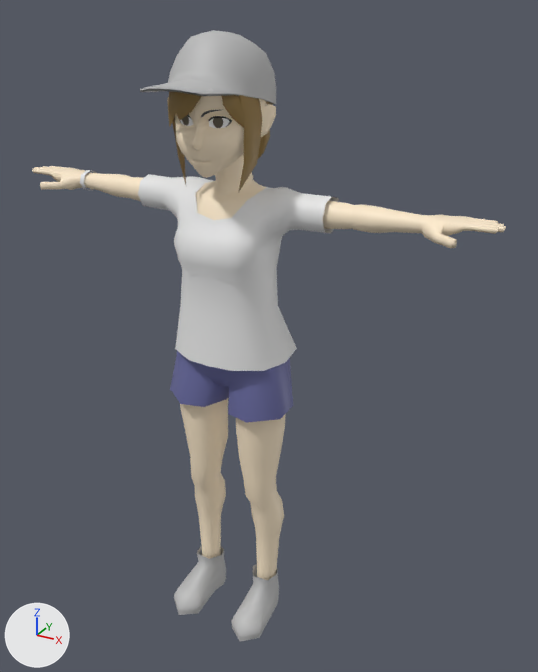
An edit to the FBX model Misoten8/Assets/Models/NPC/NPC_female.fbx, drawn before and after from the same camera.
Camera for both pictures: a 50 mm camera at (0.883, -1.4, 1.536) aimed at (0.081, 0.059, 0.806). The axes (+X, +Y, +Z) are drawn at lower left. The lights are the same throughout. Where no turn or scale is listed for an object, it has been applied to the vertices.
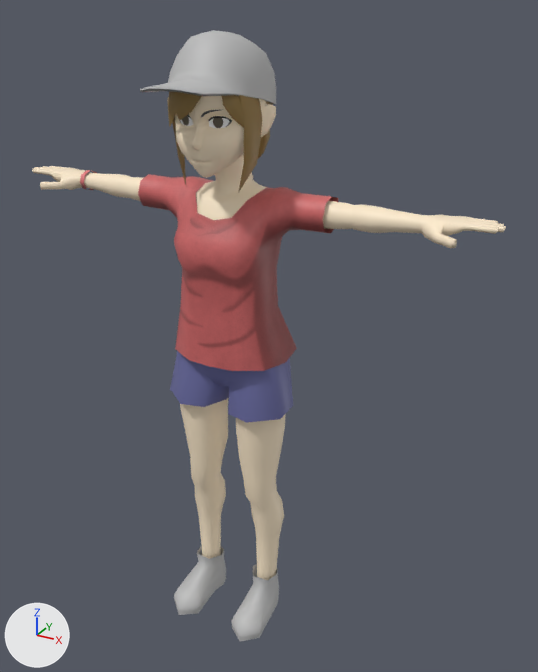
Changed parts and their boxes [x1, y1, x2, y2] in the pictures (538 x 672 px):
'polySurface82', recoloured (grey to brown): [138, 174, 338, 371] in both

Edits to the bpy script that builds the scene:
```text
Add img_npc_female_body_npc_female_body_albedotransparency_png:
    img_npc_female_body_npc_female_body_albedotransparency_png = load_image('NPC_female_body_NPC_female_body_AlbedoTransparency.png', '../../Textures/Models/NPC/NPC_female_body_NPC_female_body_AlbedoTransparency.png', 1024, 1024, 'sRGB')
Add mat_npcfemal_mat_shirt:
    mat_npcfemal_mat_shirt = principled_material('NPCfemal_mat_shirt')
    mat_npcfemal_mat_shirt.texture = img_npc_female_body_npc_female_body_albedotransparency_png
Change me_mesh_011:
    where me_mesh_011.from_pydata(...)  # 227 vertices, 210 faces; spans x -0.242..0.242, y -0.089..0.138, z 0.768..1.177
    remove me_mesh_011.materials.append(mat_npc_female_body)  # picture img_npc_female_body_png
    add me_mesh_011.materials.append(mat_npcfemal_mat_shirt)  # picture img_npc_female_body_npc_female_body_albedotransparency_png
```
